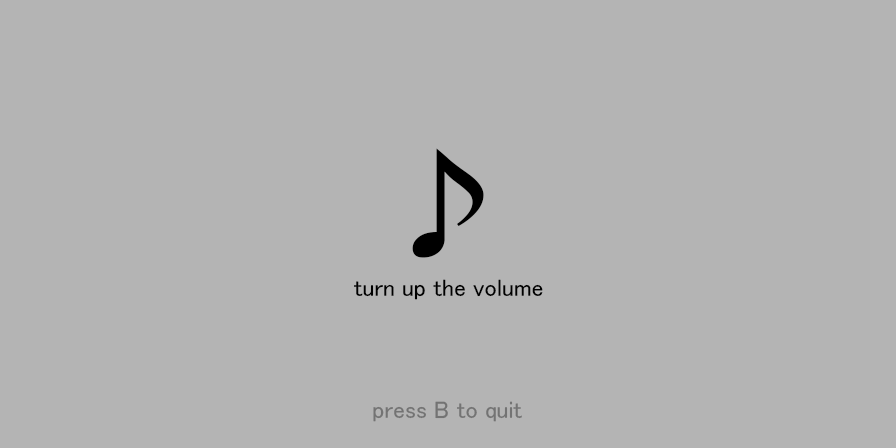
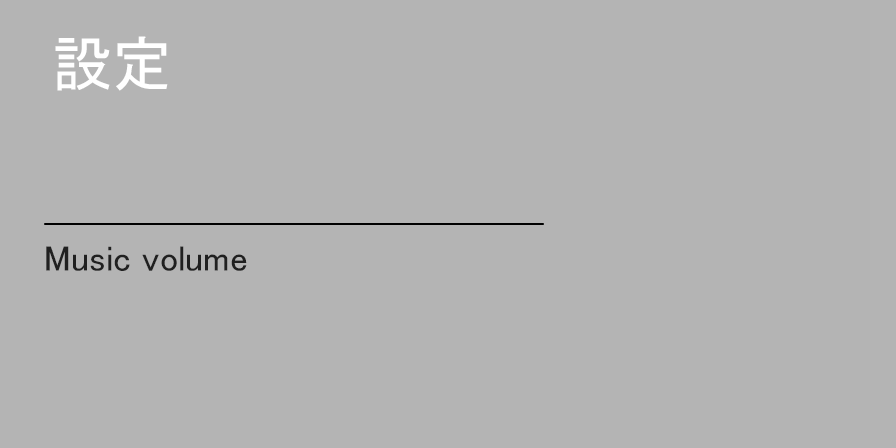
The second 896 × 448 image is a revision of the first. Changes to its layers:
hid "press B to quit" over [373, 401, 522, 422]
hid "♪" over [412, 148, 484, 258]
hid "turn up the volume" over [354, 279, 543, 300]
added layer "Music volume" above "Rectangle 1" over [46, 246, 247, 271]
added layer "Rectangle 1" above "設定" over [44, 223, 544, 225]
showed "設定" over [55, 36, 168, 91]
